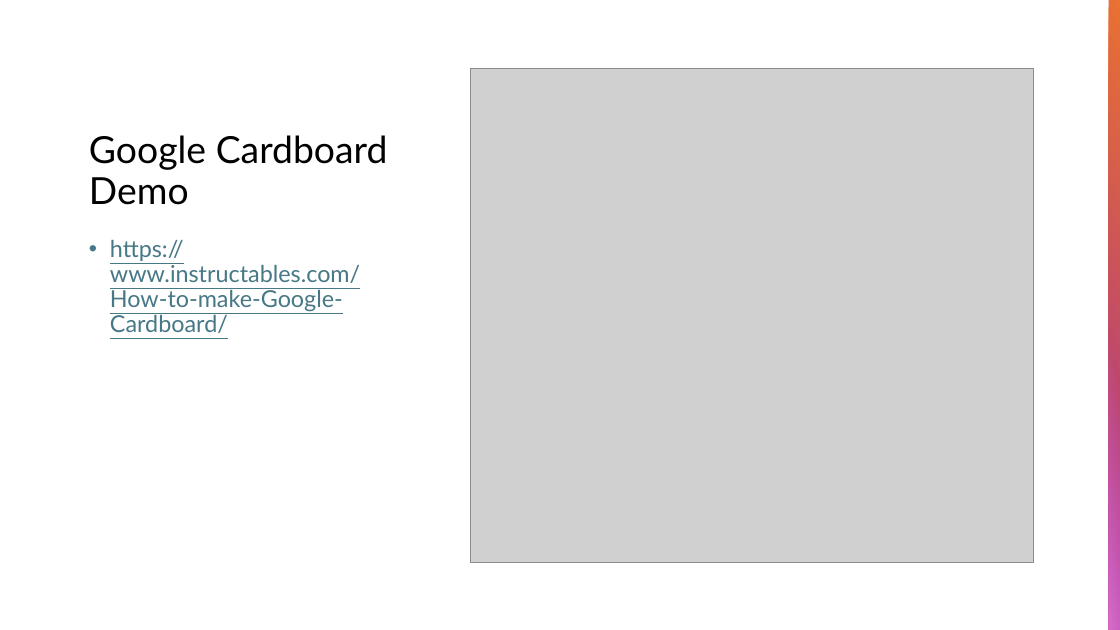
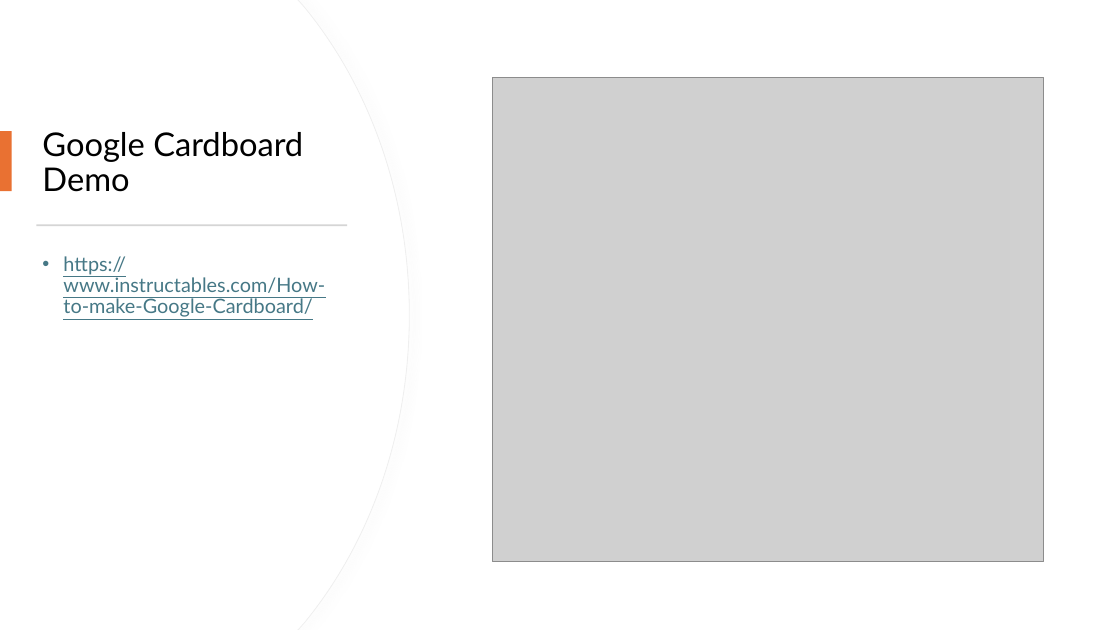
Before and after one commit to inamdarchaitanya/JPP_SIG_CP2, a slide deck: slide 4 of Documents/Introduction to Immersive Technologies.pptx. Drawn at 1120x630 pixels with LibreOffice and Linux fonts; fonts in the diff are those of the drawing; grey boxes stand for pictures. Boxes give left, top, right and bottom in pixels: in the first picture for what was removed or moved away, otherwise in the second. Text is boxed around its words. In the diff, an @@ line names an element or a change of style, - is before the commit and + after.

Commit message:
updated

```diff
--- a/Documents/Introduction to Immersive Technologies.pptx
+++ b/Documents/Introduction to Immersive Technologies.pptx
@@ freeform shape added at (0,0,409,630), fill #FFFFFF, outline #EFEFEF 0.75 pt @@
@@ freeform shape added at (0,0,408,630), fill #FFFFFF @@
@@ rectangle removed at (1109,0,1120,630) @@
@@ picture: place and size @@
-picture at (471,68,1033,563)
+picture at (492,77,1044,562)
@@ title "Google Cardboard Demo": place and size @@
-title "Google Cardboard Demo" at (89,135,388,205)
+title "Google Cardboard Demo" at (42,132,303,192)
@@ title "Google Cardboard Demo" at (42,132,303,192): size 32 to 28 pt; vertical alignment bottom to middle @@
@@ rectangle added at (0,131,12,192), fill #E97132 @@
@@ rectangle added at (36,224,347,226), fill #D5D5D5 @@
@@ text "https://www.instructables.com/How-to-make-Google-Cardboard/": place and size @@
-text "https://www.instructables.com/How-to-make-Google-Cardboard/" at (110,240,360,333)
+text "https://www.instructables.com/How-to-make-Google-Cardboard/" at (63,256,325,317)
@@ text "https://www.instructables.com/How-to-make-Google-Cardboard/" at (63,256,325,317): size 20 to 17 pt @@
@@ rectangle removed at (1109,324,1120,630) @@
```
Also in this commit, not shown: 7 other slides changed, 2 slides added.
